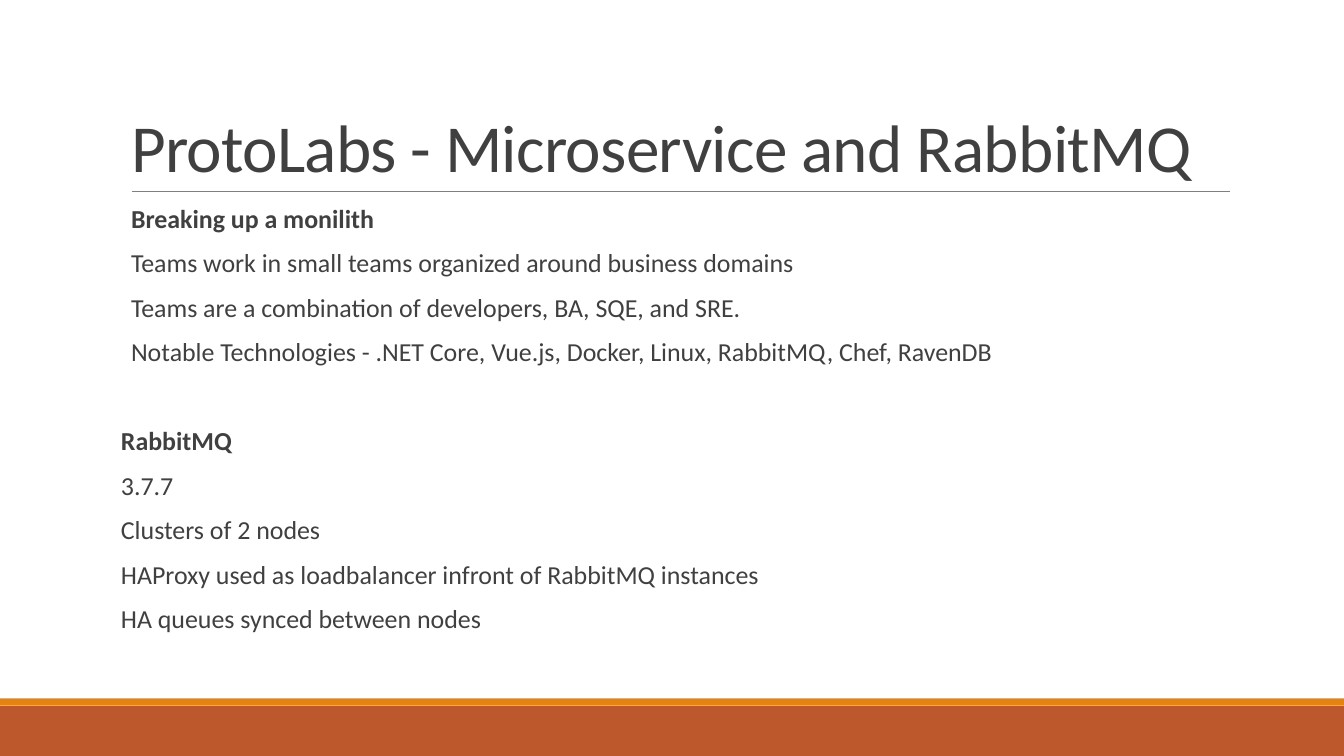
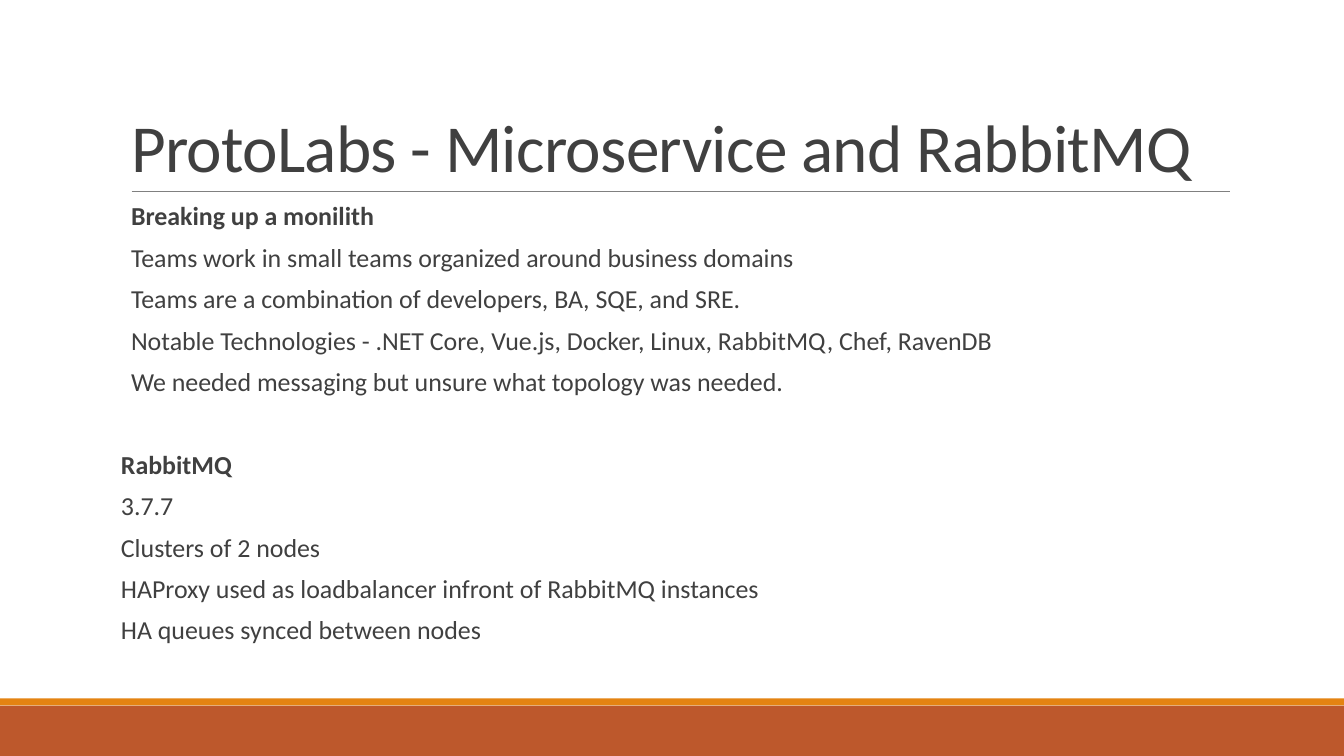
Before and after one commit to JasonRowe/TCCC23, a slide deck: slide 2 of Microservice_plumbing_with_RabbitMQ.pptx. Drawn at 1344x756 pixels with LibreOffice and Linux fonts; fonts in the diff are those of the drawing. Boxes give left, top, right and bottom in pixels: in the first picture for what was removed or moved away, otherwise in the second. Text is boxed around its words. In the diff, an @@ line names an element or a change of style, - is before the commit and + after.

```diff
--- a/Microservice_plumbing_with_RabbitMQ.pptx
+++ b/Microservice_plumbing_with_RabbitMQ.pptx
@@ text at bbox=[121, 207, 992, 643]: line spacing 0.8 to 0.7 @@
@@ text at bbox=[131, 373, 783, 396]: paragraph added @@
+  We needed messaging but unsure what topology was needed.
```
Also in this commit, not shown: 4 other slides changed, 16 slides added.
